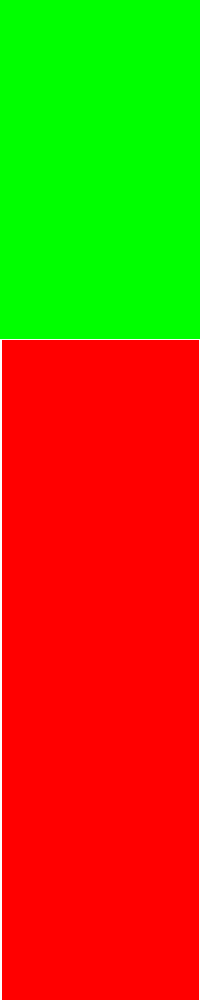
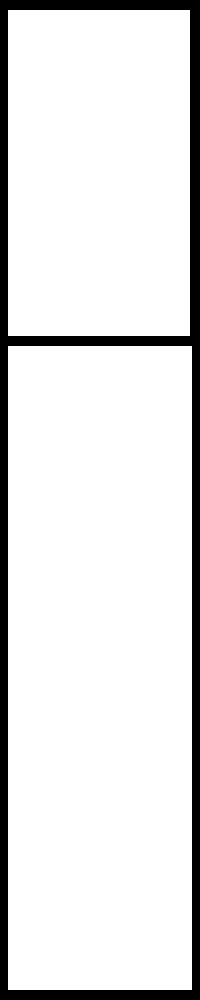
Layers edited between the first and the second (200, 1000) image:
showed "Layer 2" over [0, 0, 200, 1000]
hid "Layer 1" over [0, 0, 200, 1000]
